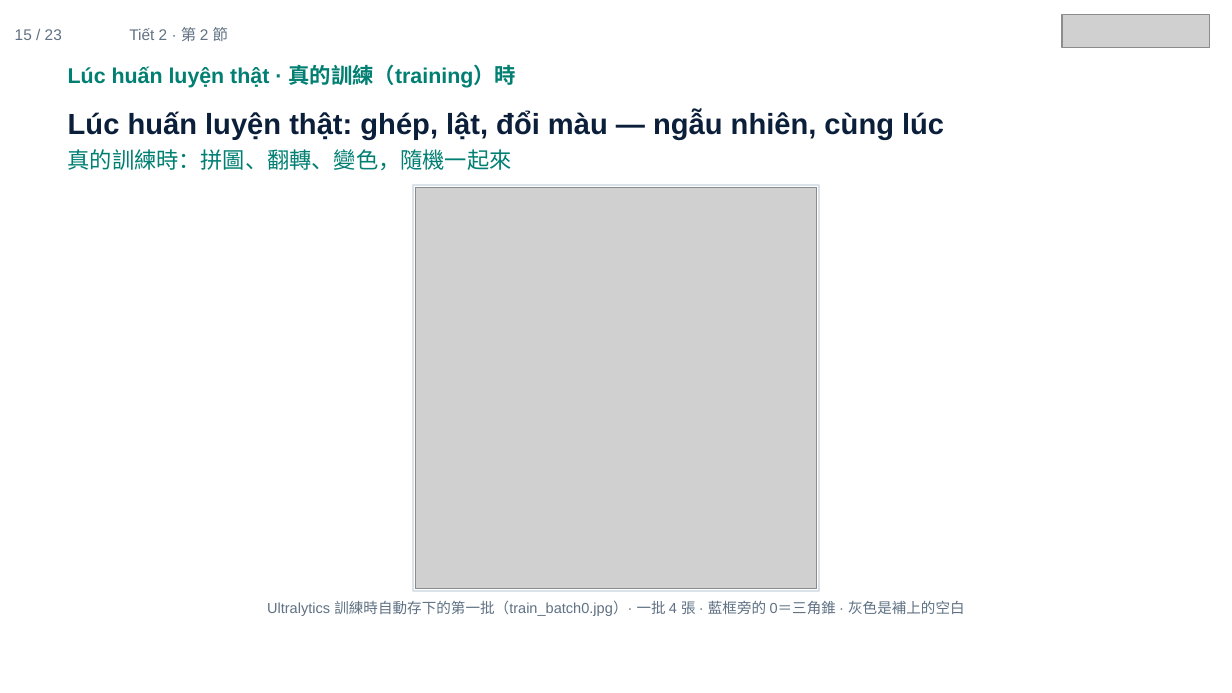
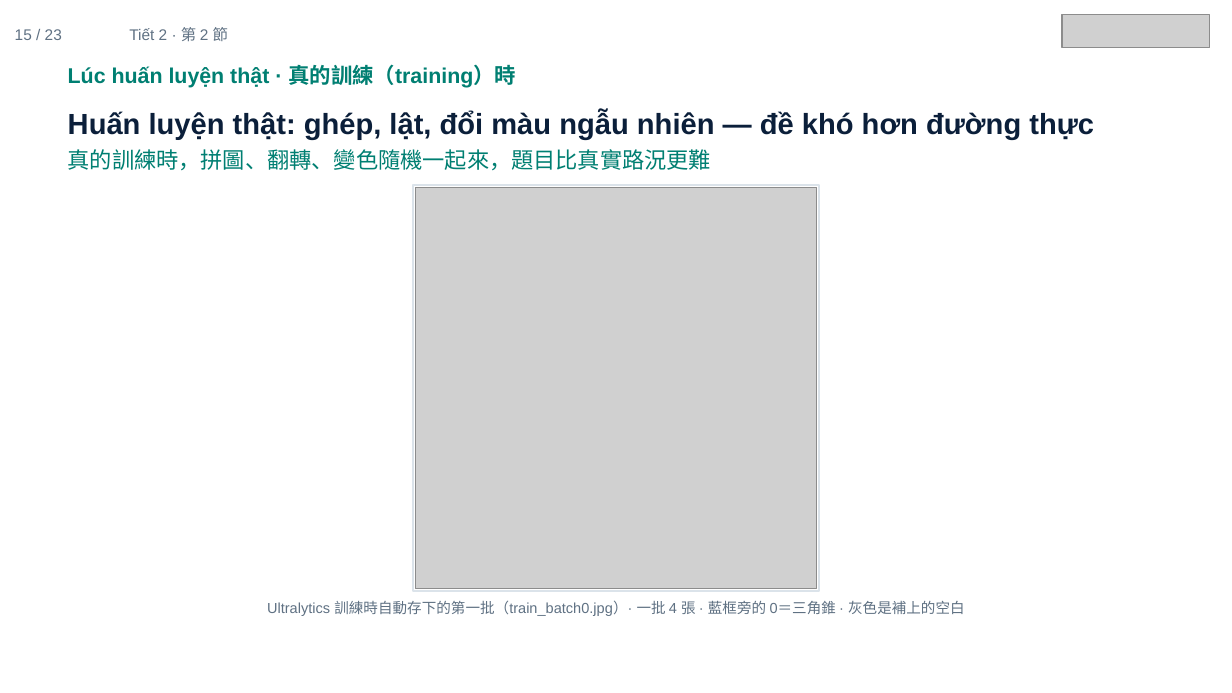
Before and after one commit to ch-neural/MITUST-Principles-of-Self-Driving-Cars, a slide deck: slide 15 of 第十週(11-12)/第十週_第2節_簡報.pptx. Drawn at 1232x693 pixels with LibreOffice and Linux fonts; fonts in the diff are those of the drawing; grey boxes stand for pictures. Boxes give left, top, right and bottom in pixels: in the first picture for what was removed or moved away, otherwise in the second. Text is boxed around its words. In the diff, an @@ line names an element or a change of style, - is before the commit and + after.

```diff
--- a/第十週(11-12)/第十週_第2節_簡報.pptx
+++ b/第十週(11-12)/第十週_第2節_簡報.pptx
@@ text at (68,111,1094,171): text changed @@
-Lúc huấn luyện thật: ghép, lật, đổi màu — ngẫu nhiên, cùng lúc
-真的訓練時：拼圖、翻轉、變色，隨機一起來
+Huấn luyện thật: ghép, lật, đổi màu ngẫu nhiên — đề khó hơn đường thực
+真的訓練時，拼圖、翻轉、變色隨機一起來，題目比真實路況更難
```
Also in this commit, not shown: 12 other slides changed.
